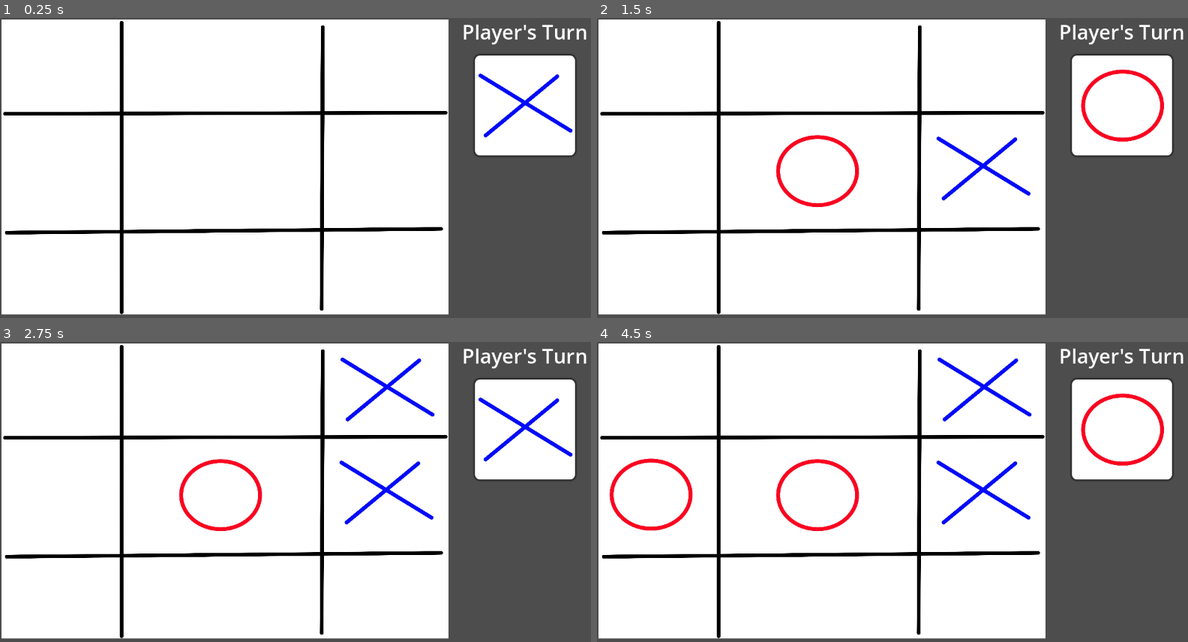
Above: before the commit, frames 1-4 (two rows, left to right).
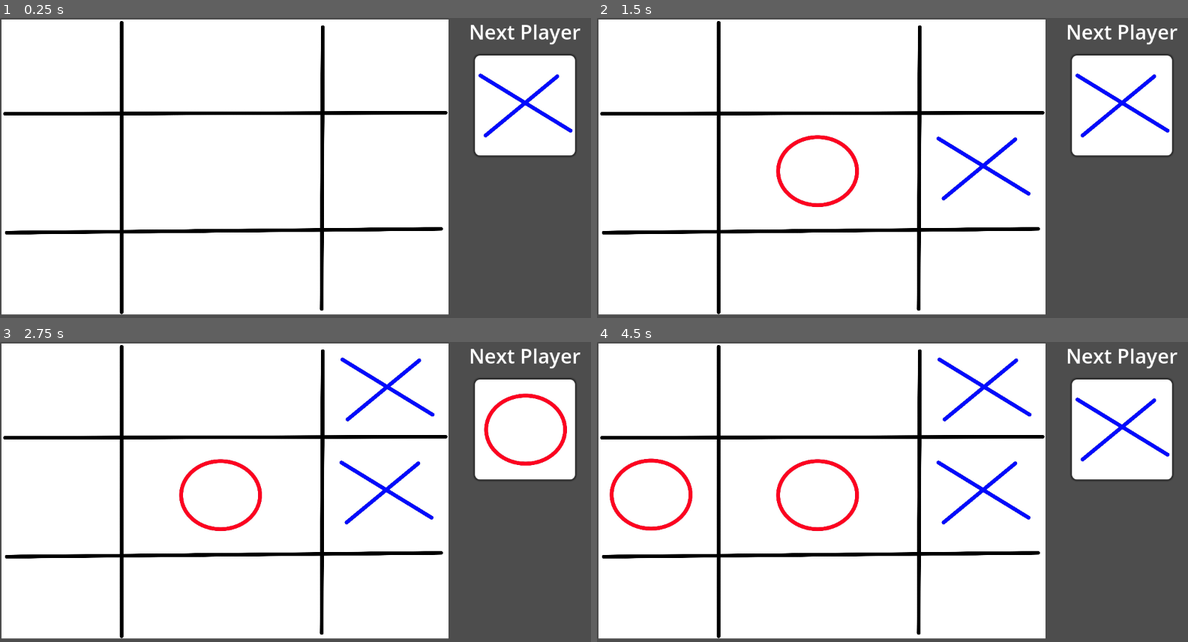
Above: after the commit, the same moments.

Repository: Solemark/tictactoe_godot
Game: Godot game, scene res://scenes/main.tscn
Same seed, same stepped clock (60 frames per second), same inputs: the game is played once before the commit and once after it. The project has no main scene, so this scene is started directly.
Inputs (mouse positions are in pixels of both pictures, inside the frame that each line leads up to):
- Up to frame 1 (0.25 s): no input
- Up to frame 2 (1.5 s): tap Enter at 0.5 s; move the mouse to (1028, 153) at 0.52 s; click (1028, 153) at 0.67 s; tap Space at 1.25 s; move the mouse to (774, 183) at 1.27 s; click (774, 183) at 1.42 s
- Up to frame 3 (2.75 s): tap Enter at 2 s; move the mouse to (360, 426) at 2.02 s; click (360, 426) at 2.17 s
- Up to frame 4 (4.5 s): tap Space at 2.75, 4.25 s; move the mouse to (868, 552) at 2.77 s; click (868, 552) at 2.92 s; tap Enter at 3.5 s; move the mouse to (1075, 537) at 3.52 s; click (1075, 537) at 3.67 s; move the mouse to (715, 447) at 4.27 s; click (715, 447) at 4.42 s

The runs differ from the first frame. In frame 1, 0.6% of the frame differs, in the area x 78-100%, y 2-9%; in frame 2, 1.6%, in the area x 78-100%, y 2-42%; in frame 3, 1.6%; in frame 4, 1.6%.

Commit message:
complete tictactoe

Diff:
--- a/scenes/circle.tscn
+++ b/scenes/circle.tscn
@@ -2,5 +2,5 @@
 
 [ext_resource type="Texture2D" uid="uid://0oy0u0t3vo6s" path="res://assets/circle.jpg" id="1_ot13w"]
 
-[node name="Circle" type="Sprite2D"]
+[node name="Circle" type="Sprite2D" groups=["circles"]]
 texture = ExtResource("1_ot13w")
--- a/scenes/cross.tscn
+++ b/scenes/cross.tscn
@@ -2,5 +2,5 @@
 
 [ext_resource type="Texture2D" uid="uid://b3kg0lf7j0btk" path="res://assets/cross.jpg" id="1_nsgoa"]
 
-[node name="Cross" type="Sprite2D"]
+[node name="Cross" type="Sprite2D" groups=["crosses"]]
 texture = ExtResource("1_nsgoa")
--- /dev/null
+++ b/scenes/game_over_menu.gd
@@ -0,0 +1,6 @@
+extends CanvasLayer
+
+signal restart
+
+func _on_restart_button_pressed() -> void:
+	restart.emit()
--- /dev/null
+++ b/scenes/game_over_menu.tscn
@@ -0,0 +1,67 @@
+[gd_scene load_steps=5 format=3 uid="uid://d63tocb342vd"]
+
+[ext_resource type="Script" uid="uid://bv848tqhv0rfs" path="res://scenes/game_over_menu.gd" id="1_6ebp1"]
+
+[sub_resource type="StyleBoxFlat" id="StyleBoxFlat_6skn4"]
+bg_color = Color(0.114897, 0.114897, 0.114897, 1)
+border_width_left = 2
+border_width_top = 2
+border_width_right = 2
+border_width_bottom = 2
+border_color = Color(0, 0, 0, 1)
+corner_radius_top_left = 10
+corner_radius_top_right = 10
+corner_radius_bottom_right = 10
+corner_radius_bottom_left = 10
+
+[sub_resource type="StyleBoxFlat" id="StyleBoxFlat_6ebp1"]
+bg_color = Color(0.986752, 0.986752, 0.986752, 1)
+
+[sub_resource type="StyleBoxFlat" id="StyleBoxFlat_cwb3k"]
+bg_color = Color(3.89859e-06, 0.7279, 0.078722, 1)
+
+[node name="GameOverMenu" type="CanvasLayer"]
+script = ExtResource("1_6ebp1")
+
+[node name="GameOverPanel" type="Panel" parent="."]
+anchors_preset = 8
+anchor_left = 0.5
+anchor_top = 0.5
+anchor_right = 0.5
+anchor_bottom = 0.5
+offset_left = -300.0
+offset_top = -125.0
+offset_right = 100.0
+offset_bottom = 125.0
+grow_horizontal = 2
+grow_vertical = 2
+theme_override_styles/panel = SubResource("StyleBoxFlat_6skn4")
+
+[node name="GameOverLabel" type="Label" parent="."]
+offset_left = 370.0
+offset_top = 200.0
+offset_right = 637.0
+offset_bottom = 260.0
+theme_override_font_sizes/font_size = 40
+text = "Crosses Wins!"
+horizontal_alignment = 1
+vertical_alignment = 1
+
+[node name="RestartButton" type="Button" parent="."]
+anchors_preset = -1
+anchor_left = 0.425
+anchor_top = 0.5
+anchor_right = 0.425
+anchor_bottom = 0.5
+offset_left = -130.0
+offset_top = -10.0
+offset_right = 120.0
+offset_bottom = 50.0
+grow_horizontal = 2
+grow_vertical = 2
+theme_override_font_sizes/font_size = 40
+theme_override_styles/hover_pressed = SubResource("StyleBoxFlat_6ebp1")
+theme_override_styles/normal = SubResource("StyleBoxFlat_cwb3k")
+text = "Play Again"
+
+[connection signal="pressed" from="RestartButton" to="." method="_on_restart_button_pressed"]
--- a/scenes/main.tscn
+++ b/scenes/main.tscn
@@ -1,9 +1,10 @@
-[gd_scene load_steps=7 format=3 uid="uid://dmeu12j8pdgjx"]
+[gd_scene load_steps=8 format=3 uid="uid://dmeu12j8pdgjx"]
 
 [ext_resource type="Script" uid="uid://bilgq3qwd36fo" path="res://scripts/main.gd" id="1_0xm2m"]
 [ext_resource type="PackedScene" uid="uid://dek0p85kjuoau" path="res://scenes/circle.tscn" id="2_1bvp3"]
 [ext_resource type="PackedScene" uid="uid://b11llgfa3c463" path="res://scenes/board.tscn" id="2_h2yge"]
 [ext_resource type="PackedScene" uid="uid://coyo2feum6n2g" path="res://scenes/cross.tscn" id="3_1bvp3"]
+[ext_resource type="PackedScene" uid="uid://d63tocb342vd" path="res://scenes/game_over_menu.tscn" id="5_tbgi4"]
 
 [sub_resource type="StyleBoxFlat" id="StyleBoxFlat_1bvp3"]
 bg_color = Color(0, 0, 0, 0)
@@ -40,7 +41,7 @@
 offset_right = 1200.0
 offset_bottom = 70.0
 theme_override_font_sizes/font_size = 40
-text = "Player's Turn"
+text = "Next Player"
 horizontal_alignment = 1
 
 [node name="PlayerPanel" type="Panel" parent="."]
@@ -50,10 +51,7 @@
 offset_bottom = 275.0
 theme_override_styles/panel = SubResource("StyleBoxFlat_lquwl")
 
-[node name="WinnerLabel" type="Label" parent="."]
-offset_left = 900.0
-offset_top = 500.0
-offset_right = 1200.0
-offset_bottom = 570.0
-theme_override_font_sizes/font_size = 40
-horizontal_alignment = 1
+[node name="GameOverMenu" parent="." instance=ExtResource("5_tbgi4")]
+process_mode = 2
+
+[connection signal="restart" from="GameOverMenu" to="." method="_on_game_over_menu_restart"]
--- a/scripts/main.gd
+++ b/scripts/main.gd
@@ -5,9 +5,8 @@
 
 var player: int
 var node: Node
-var board_width: int
-var board_height: int
 var grid_data: Array
+var turn: int
 const grid_pins: Array = [
 	[Vector2(111.0, 90), Vector2(450.0, 88.0), Vector2(775, 95.0)],
 	[Vector2(108.0, 305.0), Vector2(441.0, 306.0), Vector2(773.0, 301.0)],
@@ -15,12 +14,10 @@
 ]
 
 func _ready() -> void:
-	board_width = $Board.texture.get_width()
-	board_height = $Board.texture.get_height()
 	new_game()
 
 func _input(event: InputEvent) -> void:
-	if event is InputEventMouseButton && $WinnerLabel.text == "":
+	if event is InputEventMouseButton:
 		if event.button_index == MOUSE_BUTTON_LEFT && event.pressed && event.position[0] <= 900:
 			var pos = Vector2i(get_column(event.position[0]), get_row(event.position[1]))
 			if grid_data[pos.y-1][pos.x-1] == 0:
@@ -28,8 +25,11 @@
 				node.queue_free()
 				create_marker(pos)
 				create_marker(pos, true)
-				validate_board()
+				if validate_board():
+					get_tree().paused = true
+					$GameOverMenu.show()
 				player *= -1
+				turn += 1
 
 # Covert mouse position to column number
 func get_column(c: int) -> int:
@@ -49,63 +49,90 @@
 		return 3
 
 func new_game() -> void:
-	player = 1
+	turn = 1
+	player = -1
 	grid_data = [
 		[0, 0, 0],
 		[0, 0, 0],
 		[0, 0, 0],
 	]
+	get_tree().call_group("circles", "queue_free")
+	get_tree().call_group("crosses", "queue_free")
+	get_tree().paused = false
+
 	create_marker(Vector2i(0, 0), true)
+	player *= -1
+	$GameOverMenu.hide()
 
 func create_marker(pos: Vector2i, temp: bool = false) -> void:
-	#create a marker node and add as child
 	const panel_pos = Vector2i(1051, 175)
 	const scale = Vector2(0.2, 0.2)
 	var position = grid_pins[pos.y-1][pos.x-1]
 	if player == 1:
-		node = cross_scene.instantiate()
-		node.scale = scale
 		if temp:
+			node = circle_scene.instantiate()
 			node.position = panel_pos
 		else:
+			node = cross_scene.instantiate()
 			node.position = position
+		node.scale = scale
 		add_child(node)
 	else:
-		node = circle_scene.instantiate()
-		node.scale = scale
 		if temp:
+			node = cross_scene.instantiate()
 			node.position = panel_pos
 		else:
+			node = circle_scene.instantiate()
 			node.position = position
+		node.scale = scale
 		add_child(node)
 
-func validate_board() -> void:
+func validate_board() -> bool:
 	# check rows for a win
 	var winner = ""
+	var win = false
 	if abs(grid_data[0][0] + grid_data[0][1] + grid_data[0][2]) == 3:
 		winner = get_winner(grid_data[0][0])
+		win = true
 	if abs(grid_data[1][0] + grid_data[1][1] + grid_data[1][2]) == 3:
 		winner = get_winner(grid_data[1][0])
+		win = true
 	if abs(grid_data[2][0] + grid_data[2][1] + grid_data[2][2]) == 3:
 		winner = get_winner(grid_data[2][0])
+		win = true
 
 	# check cols for a win
 	if abs(grid_data[0][0] + grid_data[1][0] + grid_data[2][0]) == 3:
 		winner = get_winner(grid_data[0][0])
+		win = true
 	if abs(grid_data[0][1] + grid_data[1][1] + grid_data[2][1]) == 3:
 		winner = get_winner(grid_data[0][1])
+		win = true
 	if abs(grid_data[0][2] + grid_data[1][2] + grid_data[2][2]) == 3:
 		winner = get_winner(grid_data[0][3])
+		win = true
 
 	# check diags for a win
 	if abs(grid_data[0][0] + grid_data[1][1] + grid_data[2][2]) == 3:
 		winner = get_winner(grid_data[0][0])
+		win = true
 	if abs(grid_data[0][2] + grid_data[1][1] + grid_data[2][0]) == 3:
 		winner = get_winner(grid_data[0][2])
-	$WinnerLabel.text = winner
+		win = true
+
+	# no one wins
+	if !win && turn >= 9:
+		winner = "Draw"
+		win = true
+	$GameOverMenu/GameOverLabel.text = winner
+	return win
+
 
 func get_winner(i: int) -> String:
 	if i == 1:
 		return "Crosses Wins!"
 	else:
 		return "Circles Wins!"
+
+func _on_game_over_menu_restart() -> void:
+	new_game()
Not shown, added: scenes/game_over_menu.gd.uid
